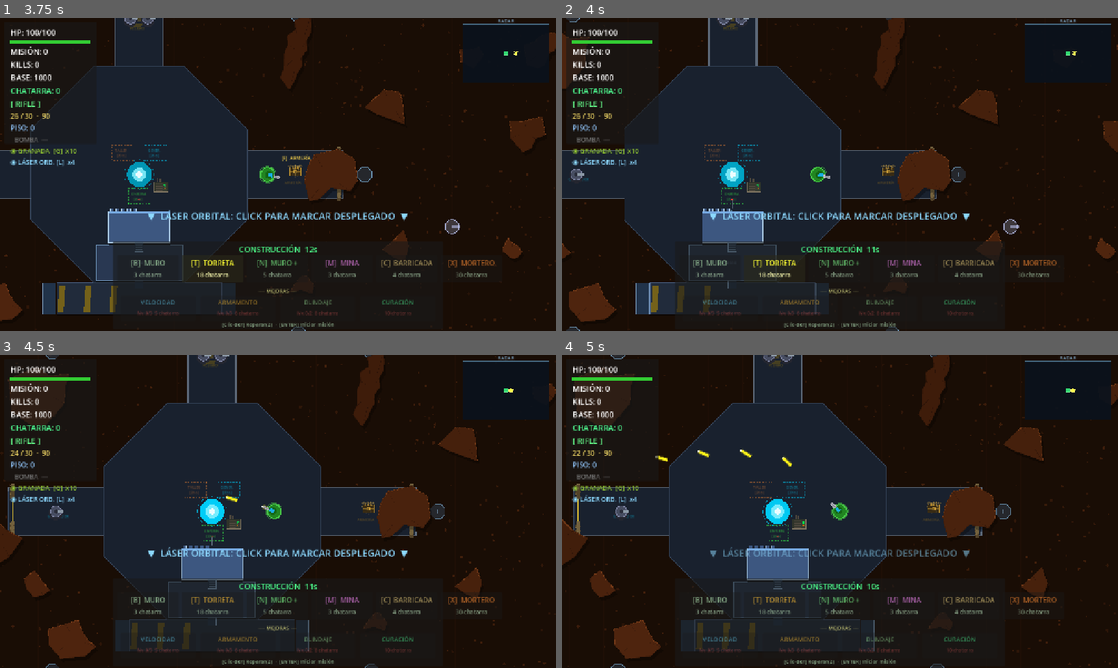
Above: before the commit, frames 1-4 (two rows, left to right).
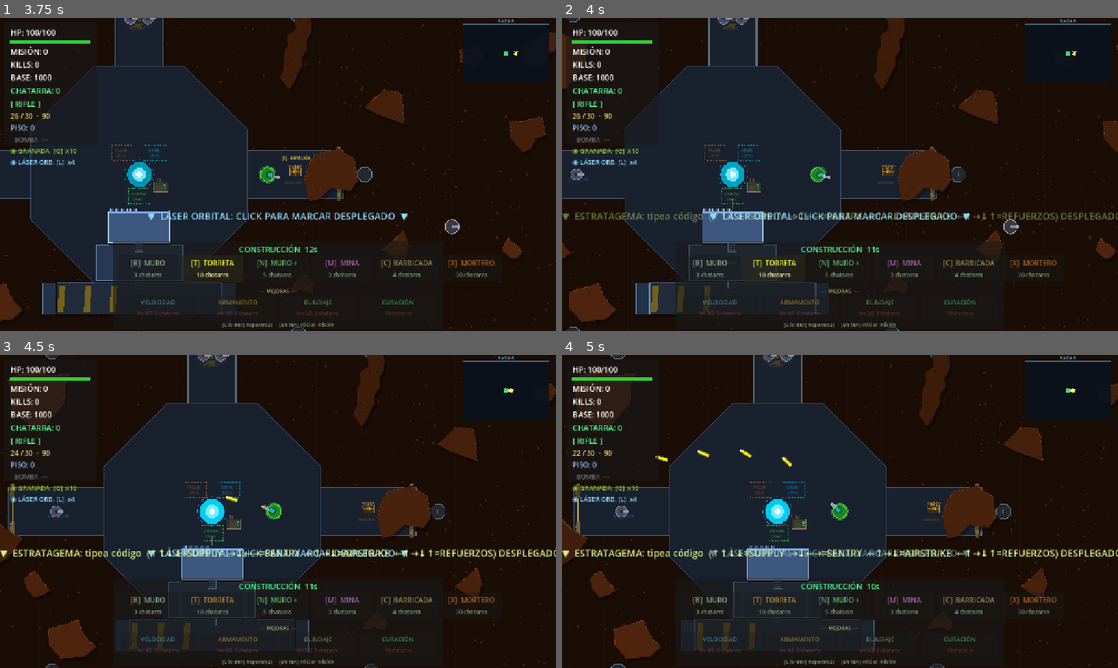
Above: after the commit, the same moments.

Repository: enriquecordero/last-colony
Game: Godot game, scene res://scenes/main.tscn
The game is run twice, just before and just after one commit, with the same random seed, the same clock (stepped at 60 frames per second) and the same inputs. This scene is started directly instead of the project's main scene.
Inputs (mouse positions are in pixels of both pictures, inside the frame that each line leads up to):
- Up to frame 1 (3.75 s): tap Enter at 0.5 s; move the mouse to (400, 158) at 0.52 s; hold Right (ui_right) 0.53-1.25 s; tap Tab at 0.6 s; click (400, 158) at 0.67 s; tap Space at 0.77 s; tap R at 0.8 s; drag from (166, 190) to (383, 152) at 1.27 s; move the mouse to (333, 105) at 2.02 s; hold Right (ui_right) 2.03-2.75 s; tap T at 2.1 s; click (333, 105) at 2.17 s; tap L at 2.3 s; drag from (250, 237) to (511, 118) at 2.77 s; move the mouse to (444, 221) at 3.52 s; hold Left (ui_left) from 3.53 s (still down); tap E at 3.6 s; click (444, 221) at 3.67 s
- Up to frame 2 (4 s): keep holding Left (ui_left); tap Space at 3.77 s; tap Tab at 3.8 s
- Up to frame 3 (4.5 s): tap Escape at 4.15 s; release Left (ui_left) at 4.25 s; drag from (111, 464) to (194, 433) at 4.27 s
- Up to frame 4 (5 s): no input

Frame 1 is identical in both runs. In frame 2, 1.0% of the frame differs, in the area x 0-100%, y 62-66%; in frame 3, 1.2%; in frame 4, 1.2%, in the area x 0-100%, y 61-66%.
Error before the commit: Cannot call method 'queue_free' on a null value. (res://scripts/main.gd:507)
Error after the commit: Cannot call method 'queue_free' on a null value. (res://scripts/main.gd:542)

Commit message:
Stratagems: Helldivers-style arrow-code call-ins
TAB enters stratagem mode. Type a code with arrow keys; if a stratagem
matches, exit code mode and a click marks the drop target. ESC cancels
at any stage. 35s cooldown per stratagem.

Codes (TAB then arrows):
- ↑↑↓↓        SUPPLY        — +90 rifle/+18 shotgun/+3 grenades
- →↓←→        SENTRY        — temporary turret (60s) at target
- ←↑→↓        AIRSTRIKE     — 5 explosions in a line through target
- ←↑→↓↑       REFUERZOS     — spawns up to 3 grunts at target

stratagem_drop.gd: animated pod falls from sky (2.2s warning) plus a
pulsing ground beacon. On impact emits 'landed' signal — main routes
to the right handler.

Co-Authored-By: Claude Sonnet 4.6 <noreply@anthropic.com>

Diff:
--- a/scripts/main.gd
+++ b/scripts/main.gd
@@ -78,6 +78,7 @@
 const MortarShell  = preload("res://scripts/mortar_shell.gd")
 const OrbitalLaser = preload("res://scripts/orbital_laser.gd")
 const WaveEvent    = preload("res://scripts/wave_event.gd")
+const StratagemDrop = preload("res://scripts/stratagem_drop.gd")
 
 const BUILD_PHASE_TIME := 14.0
 const MAX_TURRETS      := 8
@@ -137,6 +138,25 @@
 var _laser_charges: int  = 2
 var _laser_mode:    bool = false
 var _command_mode:  bool = false   # V: rally NPCs to clicked point
+
+# Stratagems
+const _STRATAGEM_CODES := {
+	"UUDD":   "SUPPLY",
+	"RDLR":   "SENTRY",
+	"LURD":   "AIRSTRIKE",
+	"LURDU":  "REINFORCEMENTS",
+}
+const _STRATAGEM_LABELS := {
+	"SUPPLY":         "REABASTECIMIENTO",
+	"SENTRY":         "TORRETA AUTOMÁTICA",
+	"AIRSTRIKE":      "BOMBARDEO",
+	"REINFORCEMENTS": "REFUERZOS",
+}
+const _STRATAGEM_CD := 35.0   # seconds per stratagem
+var _stratagem_mode:     bool   = false   # typing code
+var _stratagem_target:   String = ""      # awaiting click target
+var _stratagem_code:     String = ""
+var _stratagem_cds:      Dictionary = {}  # name → time until usable
 
 # Mid-wave events
 var _wave_events:        Array = []
@@ -424,6 +444,9 @@
 			if _build_mode:
 				_place_structure()
 				get_viewport().set_input_as_handled()
+			elif _stratagem_target != "" and _mission_active:
+				_drop_stratagem_at(get_global_mouse_position())
+				get_viewport().set_input_as_handled()
 			elif _command_mode and _mission_active:
 				_rally_squad_to(get_global_mouse_position())
 				get_viewport().set_input_as_handled()
@@ -469,6 +492,8 @@
 			KEY_ESCAPE:
 				if _build_mode:
 					_set_build_mode(false)
+				elif _stratagem_mode or _stratagem_target != "":
+					_cancel_stratagem()
 				else:
 					_toggle_pause()
 			KEY_F:
@@ -485,6 +510,16 @@
 				_toggle_command_mode()
 			KEY_H:
 				_call_medic_to_player()
+			KEY_TAB:
+				_toggle_stratagem_mode()
+			KEY_UP:
+				if _stratagem_mode: _stratagem_input("U")
+			KEY_DOWN:
+				if _stratagem_mode: _stratagem_input("D")
+			KEY_LEFT:
+				if _stratagem_mode: _stratagem_input("L")
+			KEY_RIGHT:
+				if _stratagem_mode: _stratagem_input("R")
 			KEY_ENTER, KEY_KP_ENTER:
 				if _build_phase: _end_build_phase()
 			KEY_4:
@@ -1149,6 +1184,7 @@
 	_tick_fortress_hints()
 	_tick_player_down(delta)
 	_tick_wave_events(delta)
+	_tick_stratagem_cooldowns(delta)
 
 
 func _tick_player_down(delta: float) -> void:
@@ -1910,6 +1946,150 @@
 	add_child(ef)
 	shake(14.0)
 	SoundManager.play("laser_hit")
+
+
+# ── Stratagems ───────────────────────────────────────────────────────────────
+
+func _toggle_stratagem_mode() -> void:
+	if _stratagem_target != "":
+		_cancel_stratagem()
+		return
+	_stratagem_mode = not _stratagem_mode
+	_stratagem_code = ""
+	if _stratagem_mode:
+		_grenade_mode = false
+		_laser_mode   = false
+		_command_mode = false
+		var codes_help: String = "↑↑↓↓=SUPPLY  →↓←→=SENTRY  ←↑→↓=AIRSTRIKE  ←↑→↓↑=REFUERZOS"
+		_hud.show_npc_announcement("ESTRATAGEMA: tipea código  (%s)" % codes_help,
+			Color(0.85, 0.95, 0.55))
+	else:
+		_hud.show_npc_announcement("CANCELADO", Color(0.55, 0.55, 0.55))
+
+
+func _stratagem_input(letter: String) -> void:
+	_stratagem_code += letter
+	# Check for an exact match
+	if _STRATAGEM_CODES.has(_stratagem_code):
+		var sname: String = _STRATAGEM_CODES[_stratagem_code]
+		_stratagem_mode = false
+		var cd: float = float(_stratagem_cds.get(sname, 0.0))
+		if cd > 0.0:
+			_hud.show_npc_announcement("%s en cooldown (%ds)" % [_STRATAGEM_LABELS[sname], int(ceil(cd))],
+				Color(1.0, 0.4, 0.2))
+			_stratagem_code = ""
+			return
+		_stratagem_target = sname
+		_hud.show_npc_announcement("%s — CLICK PARA MARCAR" % _STRATAGEM_LABELS[sname],
+			Color(1.0, 0.85, 0.30))
+		_stratagem_code = ""
+		return
+	# Check for any prefix; if not, reset
+	var any_prefix: bool = false
+	for c in _STRATAGEM_CODES.keys():
+		if (c as String).begins_with(_stratagem_code):
+			any_prefix = true
+			break
+	if not any_prefix:
+		_stratagem_code = ""
+
+
+func _cancel_stratagem() -> void:
+	_stratagem_mode   = false
+	_stratagem_target = ""
+	_stratagem_code   = ""
+	_hud.show_npc_announcement("ESTRATAGEMA CANCELADA", Color(0.6, 0.6, 0.6))
+
+
+func _drop_stratagem_at(target: Vector2) -> void:
+	var sname: String = _stratagem_target
+	if sname == "":
+		return
+	_stratagem_target = ""
+	_stratagem_cds[sname] = _STRATAGEM_CD
+	var drop := StratagemDrop.new()
+	drop.target = target
+	drop.global_position = target
+	drop.type = _stratagem_type_id(sname)
+	drop.landed.connect(_on_stratagem_landed)
+	add_child(drop)
+	SoundManager.play("laser_warn")
+
+
+func _stratagem_type_id(sname: String) -> int:
+	match sname:
+		"SUPPLY":         return StratagemDrop.Type.SUPPLY
+		"SENTRY":         return StratagemDrop.Type.SENTRY
+		"AIRSTRIKE":      return StratagemDrop.Type.AIRSTRIKE
+		"REINFORCEMENTS": return StratagemDrop.Type.REINFORCEMENTS
+	return StratagemDrop.Type.SUPPLY
+
+
+func _on_stratagem_landed(pos: Vector2, type: int) -> void:
+	match type:
+		StratagemDrop.Type.SUPPLY:
+			if is_instance_valid(_player) and _player.has_method("add_ammo"):
+				_player.add_ammo(90, 18)
+			_grenade_count = mini(_grenade_count + 3, 10)
+			_hud.update_grenade(_grenade_count, _grenade_mode)
+			_hud.update_laser(_laser_charges)
+			_hud.show_npc_announcement("REABASTECIMIENTO RECIBIDO", Color(1.0, 0.85, 0.30))
+			shake(4.0)
+		StratagemDrop.Type.SENTRY:
+			# Place a temporary fortress turret at the drop site
+			var t := TURRET_SCENE.instantiate()
+			t.position         = pos
+			t.hp               = 220
+			t.max_hp           = 220
+			t.bullet_container = _bullets
+			t.enemies_node     = _enemies
+			_walls.add_child(t)
+			# Auto-despawn after 60s (sentry is temporary)
+			var tree := get_tree()
+			tree.create_timer(60.0).timeout.connect(
+				func() -> void:
+					if is_instance_valid(t):
+						t.queue_free())
+			_hud.show_npc_announcement("TORRETA AUTOMÁTICA DESPLEGADA", Color(0.55, 0.85, 1.0))
+			shake(5.0)
+		StratagemDrop.Type.AIRSTRIKE:
+			# 5 explosions in a line through the target
+			var line_dir: Vector2 = (pos - BASE_POS).normalized()
+			if line_dir == Vector2.ZERO:
+				line_dir = Vector2.RIGHT
+			var perp: Vector2 = Vector2(-line_dir.y, line_dir.x)
+			for i in 5:
+				var offset: float = float(i - 2) * 70.0
+				var hit_pos: Vector2 = pos + line_dir * offset
+				_on_mortar_shell_exploded(hit_pos, 140, 90.0)
+			SoundManager.play("laser_hit")
+			shake(12.0)
+		StratagemDrop.Type.REINFORCEMENTS:
+			# Spawn 3 grunts at the drop site, capped at EXTRA_GRUNT_CAP
+			for i in 3:
+				if _extra_grunts.size() >= EXTRA_GRUNT_CAP:
+					break
+				_spawn_extra_grunt(_extra_grunts.size())
+				# Move the most recently added grunt to the drop area
+				var g = _extra_grunts.back()
+				if is_instance_valid(g):
+					var off: Vector2 = Vector2(randf_range(-30, 30), randf_range(-30, 30))
+					g.position = pos + off
+					g.post_pos = pos + off
+			_hud.show_npc_announcement("REFUERZOS DESPLEGADOS", Color(0.45, 1.0, 0.55))
+			shake(6.0)
+
+
+func _tick_stratagem_cooldowns(delta: float) -> void:
+	if _stratagem_cds.is_empty():
+		return
+	for key in _stratagem_cds.keys():
+		var v: float = float(_stratagem_cds[key])
+		v -= delta
+		if v <= 0.0:
+			_stratagem_cds.erase(key)
+		else:
+			_stratagem_cds[key] = v
 
 
 func _on_mortar_shell_exploded(pos: Vector2, dmg: int, radius: float) -> void:
--- /dev/null
+++ b/scripts/stratagem_drop.gd
@@ -0,0 +1,68 @@
+extends Node2D
+
+signal landed(target: Vector2, type: int)
+
+const FALL_TIME := 2.2   # delay before drop arrives
+
+enum Type { SUPPLY, SENTRY, AIRSTRIKE, REINFORCEMENTS }
+
+var target: Vector2 = Vector2.ZERO
+var type:   int     = Type.SUPPLY
+
+var _t:     float = 0.0
+var _done:  bool  = false
+
+
+func _ready() -> void:
+	z_index = 11
+	set_process(true)
+
+
+func _process(delta: float) -> void:
+	if _done:
+		return
+	_t += delta
+	queue_redraw()
+	if _t >= FALL_TIME:
+		_done = true
+		landed.emit(target, type)
+		queue_free()
+
+
+func _draw() -> void:
+	if _done:
+		return
+	var p: Vector2 = target - global_position
+	var u: float = clampf(_t / FALL_TIME, 0.0, 1.0)
+	var c: Color = _type_color()
+
+	# Falling pod (small circle that moves down from sky)
+	var pod_y: float = lerpf(-700.0, 0.0, u)
+	var pod_pos: Vector2 = p + Vector2(0, pod_y)
+	draw_circle(pod_pos, 7.0, c)
+	draw_arc(pod_pos, 7.0, 0.0, TAU, 12, c.lightened(0.4), 1.5)
+	# Tail / smoke trail
+	for i in 5:
+		var tail_y: float = pod_y - (i + 1) * 14.0
+		var fade: float = 1.0 - float(i) / 5.0
+		draw_circle(p + Vector2(randf_range(-2, 2), tail_y),
+			3.5 - i * 0.4,
+			Color(c.r, c.g, c.b, fade * 0.55))
+
+	# Ground beacon marker (pulses)
+	var pulse: float = 0.5 + 0.5 * absf(sin(_t * 8.0))
+	draw_arc(p, 32.0, 0.0, TAU, 32,
+		Color(c.r, c.g, c.b, pulse * 0.85), 3.0)
+	draw_line(p + Vector2(-16, 0), p + Vector2(16, 0),
+		Color(c.r, c.g, c.b, pulse), 2.0)
+	draw_line(p + Vector2(0, -16), p + Vector2(0, 16),
+		Color(c.r, c.g, c.b, pulse), 2.0)
+
+
+func _type_color() -> Color:
+	match type:
+		Type.SUPPLY:         return Color(1.0, 0.85, 0.30)
+		Type.SENTRY:         return Color(0.55, 0.85, 1.0)
+		Type.AIRSTRIKE:      return Color(1.0, 0.40, 0.20)
+		Type.REINFORCEMENTS: return Color(0.45, 1.0, 0.55)
+	return Color.WHITE
